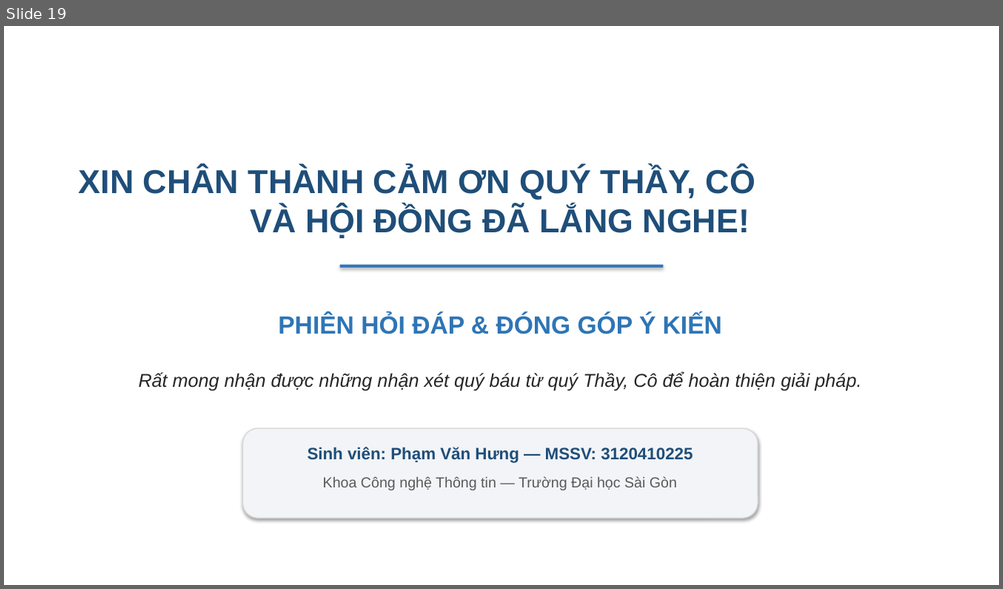
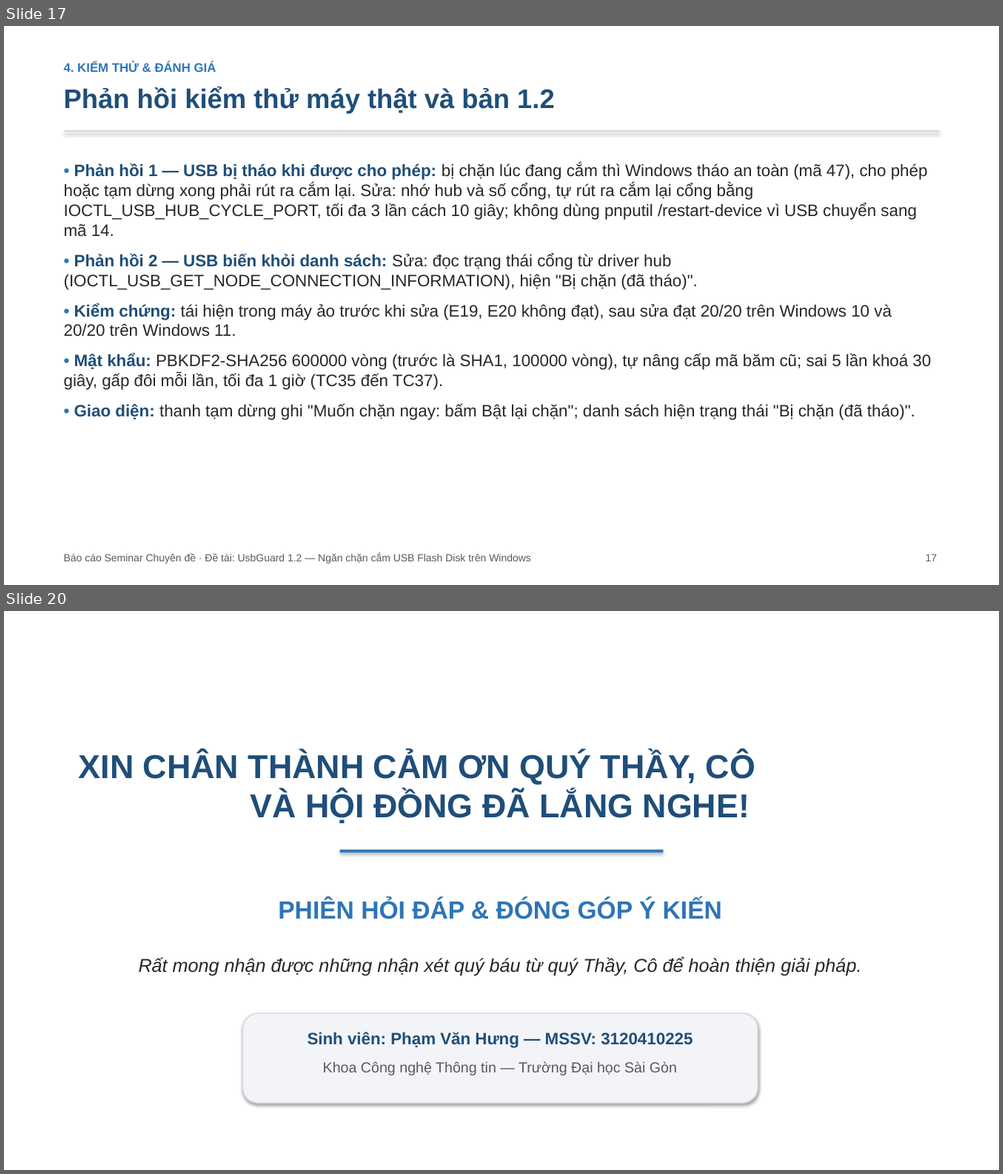
Before and after one commit to hungphamwp/usbguard, a slide deck: slide/SLIDE-UsbGuard.pptx. Shown one above the other, each under a label of ours: slide 19 before the commit, slides 17 and 20 after it; the slides between them are not shown. The pictures are 1003x589 and 1003x1174 pixels, drawn with LibreOffice and Linux fonts; fonts in the diff are those of the drawing. Boxes give left, top, right and bottom in pixels: in the first picture for what was removed or moved away, otherwise in the second. Text is boxed around its words. In the diff, an @@ line names an element or a change of style, - is before the commit and + after.

```diff
--- a/slide/SLIDE-UsbGuard.pptx
+++ b/slide/SLIDE-UsbGuard.pptx
@@ slide 17 added at bbox=[4, 26, 999, 585], background #FFFFFF @@
@@ text added at bbox=[64, 62, 216, 72], 12 pt, text #2E75B6, bold @@
+4. KIỂM THỬ & ĐÁNH GIÁ
@@ text added at bbox=[64, 87, 555, 114], 26 pt, text #1F4E79, bold @@
+Phản hồi kiểm thử máy thật và bản 1.2
@@ rectangle added at bbox=[64, 130, 939, 132], fill #D9D9D9 @@
@@ text added at bbox=[64, 164, 930, 420], 16 pt, text #262626 @@
+• Phản hồi 1 — USB bị tháo khi được cho phép: bị chặn lúc đang cắm thì Windows tháo an toàn (mã 47), cho phép hoặc tạm dừng xong phải rút ra cắm lại. Sửa: nhớ hub và số cổng, tự rút ra cắm lại cổng bằng IOCTL_USB_HUB_CYCLE_PORT, tối đa 3 lần cách 10 giây; không dùng pnputil /restart-device vì USB chuyển sang mã 14.
+• Phản hồi 2 — USB biến khỏi danh sách: Sửa: đọc trạng thái cổng từ driver hub (IOCTL_USB_GET_NODE_CONNECTION_INFORMATION), hiện "Bị chặn (đã tháo)".
+• Kiểm chứng: tái hiện trong máy ảo trước khi sửa (E19, E20 không đạt), sau sửa đạt 20/20 trên Windows 10 và 20/20 trên Windows 11.
+• Mật khẩu: PBKDF2-SHA256 600000 vòng (trước là SHA1, 100000 vòng), tự nâng cấp mã băm cũ; sai 5 lần khoá 30 giây, gấp đôi mỗi lần, tối đa 1 giờ (TC35 đến TC37).
+• Giao diện: thanh tạm dừng ghi "Muốn chặn ngay: bấm Bật lại chặn"; danh sách hiện trạng thái "Bị chặn (đã tháo)".
@@ text added at bbox=[64, 554, 531, 564], 10 pt, text #595959 @@
+Báo cáo Seminar Chuyên đề · Đề tài: UsbGuard 1.2 — Ngăn chặn cắm USB Flash Disk trên Windows
@@ text added at bbox=[925, 554, 937, 562], 10 pt, text #595959 @@
+17
@@ what was slide 19 is now slide 20 @@
```
Also in this commit, not shown: 17 slides changed, 1 other slide added, 1 slide removed, 15 other files.
